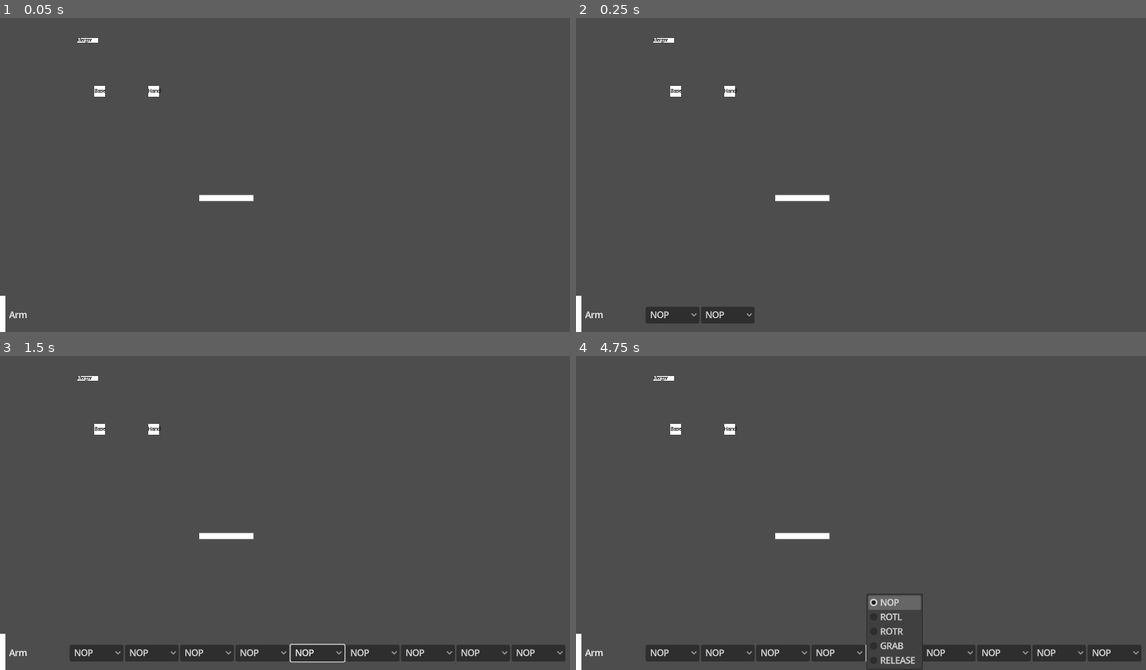
Above: before the commit, frames 1-4 (two rows, left to right).
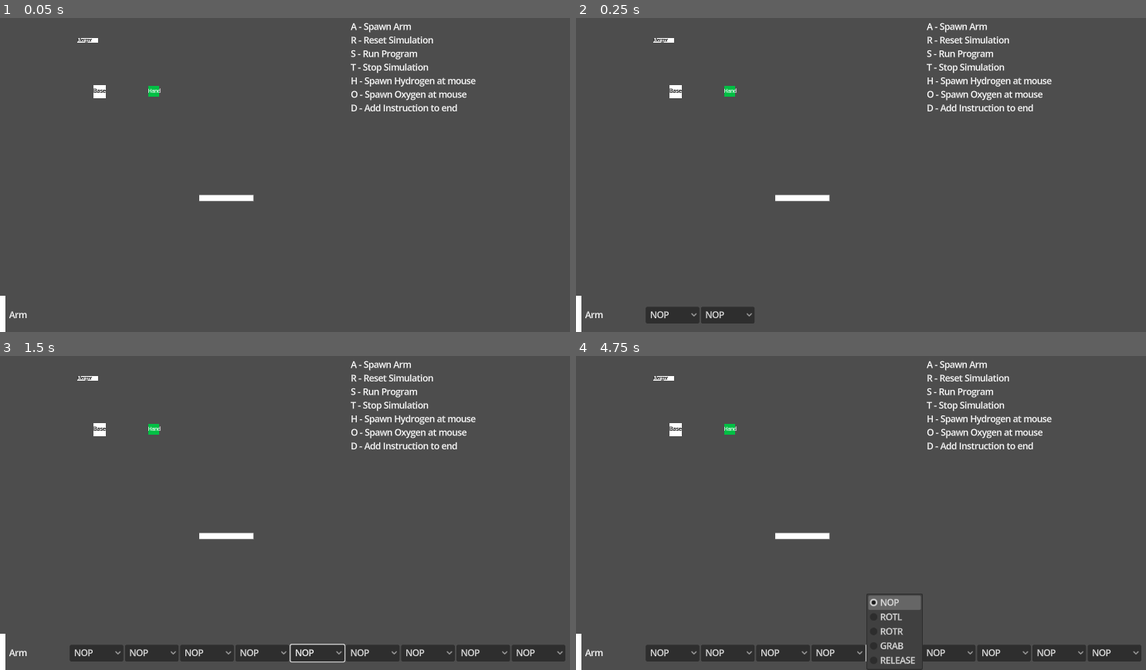
Above: after the commit, the same moments.

Repository: hpi-swa-lab/godot-pronto
Game: Godot game, scene res://prototypes/i4w1-opus-magnum/opus-magnum.tscn
The game is run twice, just before and just after one commit, with the same random seed, the same clock (stepped at 60 frames per second) and the same inputs. The project has no main scene, so this scene is started directly.
Inputs (mouse positions are in pixels of both pictures, inside the frame that each line leads up to):
- Up to frame 1 (0.05 s): no input
- Up to frame 2 (0.25 s): no input
- Up to frame 3 (1.5 s): click "NOP" at 0.5 s; tap Enter (ui_accept) at 1.25 s; move the mouse to (444, 478) at 1.27 s; hold Right (ui_right) from 1.28 s (still down); tap J at 1.35 s; click (444, 478) at 1.42 s
- Up to frame 4 (4.75 s): tap Enter (ui_accept) at 1.52, 2, 2.75, 3.5, 4.25, 4.52 s; release Right (ui_right) at 2 s; drag from (764, 513) to (672, 654) at 2.02 s; move the mouse to (946, 418) at 2.77 s; hold Left (ui_left) 2.78-3.5 s; tap I at 2.85 s; click (946, 418) at 2.92 s; drag from (855, 566) to (576, 632) at 3.52 s; move the mouse to (1071, 547) at 4.27 s; hold Right (ui_right) from 4.28 s (still down); tap E at 4.35 s; click (1071, 547) at 4.42 s

The runs differ from the first frame. In frame 1, 1.4% of the frame differs, in the area x 16-84%, y 1-30%; in frame 2, 1.4%; in frame 3, 1.4%; in frame 4, 1.4%.

Commit message:
reset scene on R

Diff:
--- a/prototypes/i4w1-opus-magnum/opus-magnum.tscn
+++ b/prototypes/i4w1-opus-magnum/opus-magnum.tscn
@@ -364,6 +364,46 @@
 deferred = false
 enabled = true
 
+[sub_resource type="GDScript" id="GDScript_a684w"]
+script/source = "@tool
+extends U
+@warning_ignore(\"unused_parameter\")
+func run(from, to):
+	to.get_node(\"Arm\").global_rotation = to.get_node(\"Reset\").global_rotation
+	print(\"Reset\")
+"
+
+[sub_resource type="Resource" id="Resource_ahdvf"]
+script = ExtResource("5_drryg")
+nested_script = SubResource("GDScript_a684w")
+argument_names = ["from", "to"]
+return_value = false
+
+[sub_resource type="GDScript" id="GDScript_vy5os"]
+script/source = "@tool
+extends U
+@warning_ignore(\"unused_parameter\")
+func run(from, to):
+	return true
+"
+
+[sub_resource type="Resource" id="Resource_o7oik"]
+script = ExtResource("5_drryg")
+nested_script = SubResource("GDScript_vy5os")
+argument_names = ["from", "to"]
+return_value = true
+
+[sub_resource type="Resource" id="Resource_k64yg"]
+script = ExtResource("6_j0vsh")
+signal_name = "just_down"
+to = NodePath("..")
+invoke = ""
+arguments = []
+only_if = SubResource("Resource_o7oik")
+expression = SubResource("Resource_ahdvf")
+deferred = false
+enabled = true
+
 [sub_resource type="GDScript" id="GDScript_3byhk"]
 script/source = "@tool
 extends U
@@ -797,6 +837,47 @@
 deferred = false
 enabled = true
 
+[sub_resource type="GDScript" id="GDScript_qrm26"]
+script/source = "@tool
+extends U
+@warning_ignore(\"unused_parameter\")
+func run(from, to):
+	for child in to.get_children():
+		if child.is_in_group(\"molecules\"):
+			child.queue_free()
+"
+
+[sub_resource type="Resource" id="Resource_x6rk6"]
+script = ExtResource("5_drryg")
+nested_script = SubResource("GDScript_qrm26")
+argument_names = ["from", "to"]
+return_value = false
+
+[sub_resource type="GDScript" id="GDScript_usqe4"]
+script/source = "@tool
+extends U
+@warning_ignore(\"unused_parameter\")
+func run(from, to):
+	return true
+"
+
+[sub_resource type="Resource" id="Resource_e1wxd"]
+script = ExtResource("5_drryg")
+nested_script = SubResource("GDScript_usqe4")
+argument_names = ["from", "to"]
+return_value = true
+
+[sub_resource type="Resource" id="Resource_ol7wp"]
+script = ExtResource("6_j0vsh")
+signal_name = "just_down"
+to = NodePath("..")
+invoke = ""
+arguments = []
+only_if = SubResource("Resource_e1wxd")
+expression = SubResource("Resource_x6rk6")
+deferred = false
+enabled = true
+
 [sub_resource type="GDScript" id="GDScript_12ds5"]
 script/source = "@tool
 extends U
@@ -894,6 +975,7 @@
 position = Vector2(100, 0)
 script = ExtResource("1_cm6jg")
 label = "Hand"
+color = Color(0, 0.74902, 0.266667, 1)
 keep_in_origin = false
 
 [node name="Collision" type="Node2D" parent="ArmSpawner/Robot/Arm"]
@@ -904,6 +986,7 @@
 [node name="Base" type="Node2D" parent="ArmSpawner/Robot/Arm"]
 script = ExtResource("1_cm6jg")
 label = "Base"
+placeholder_size = Vector2(24, 24)
 
 [node name="VisualLine" type="Node2D" parent="ArmSpawner/Robot/Arm/Base" node_paths=PackedStringArray("from", "to")]
 show_behind_parent = true
@@ -972,7 +1055,7 @@
 collision_mask = 8
 
 [node name="CollisionShape2D" type="CollisionShape2D" parent="ArmSpawner/Robot/Program/InstructionSpawner/Instruction/Trigger"]
-position = Vector2(37.0955, 16.0285)
+position = Vector2(37.191, -12.0285)
 shape = SubResource("RectangleShape2D_adf4g")
 
 [node name="Collision" type="Node2D" parent="ArmSpawner/Robot/Program/InstructionSpawner/Instruction/Trigger"]
@@ -1009,6 +1092,14 @@
 trigger_interval_in_seconds = 1.0
 metadata/pronto_connections = [SubResource("Resource_e0uhn")]
 
+[node name="Reset" type="Marker2D" parent="ArmSpawner/Robot"]
+
+[node name="ToggleReset" type="Node2D" parent="ArmSpawner/Robot"]
+position = Vector2(-83, -25)
+script = ExtResource("9_adfup")
+key = "R"
+metadata/pronto_connections = [SubResource("Resource_k64yg")]
+
 [node name="Key" type="Node2D" parent="ArmSpawner"]
 position = Vector2(-48, 7)
 script = ExtResource("9_adfup")
@@ -1102,6 +1193,12 @@
 [node name="Desk" type="Node2D" parent="."]
 unique_name_in_owner = true
 
+[node name="Key" type="Node2D" parent="Desk"]
+position = Vector2(-6, 43)
+script = ExtResource("9_adfup")
+key = "R"
+metadata/pronto_connections = [SubResource("Resource_ol7wp")]
+
 [node name="Merger" type="Area2D" parent="."]
 position = Vector2(163, 104)
 
@@ -1140,3 +1237,16 @@
 script = ExtResource("9_adfup")
 key = "O"
 metadata/pronto_connections = [SubResource("Resource_6akkc")]
+
+[node name="Guide" type="Label" parent="."]
+offset_left = 654.0
+offset_top = 67.0
+offset_right = 945.0
+offset_bottom = 198.0
+text = "A - Spawn Arm
+R - Reset Simulation
+S - Run Program
+T - Stop Simulation
+H - Spawn Hydrogen at mouse
+O - Spawn Oxygen at mouse
+D - Add Instruction to end"
Not shown: 1 places in prototypes/i4w1-opus-magnum/opus-magnum.tscn that only renumber resources
